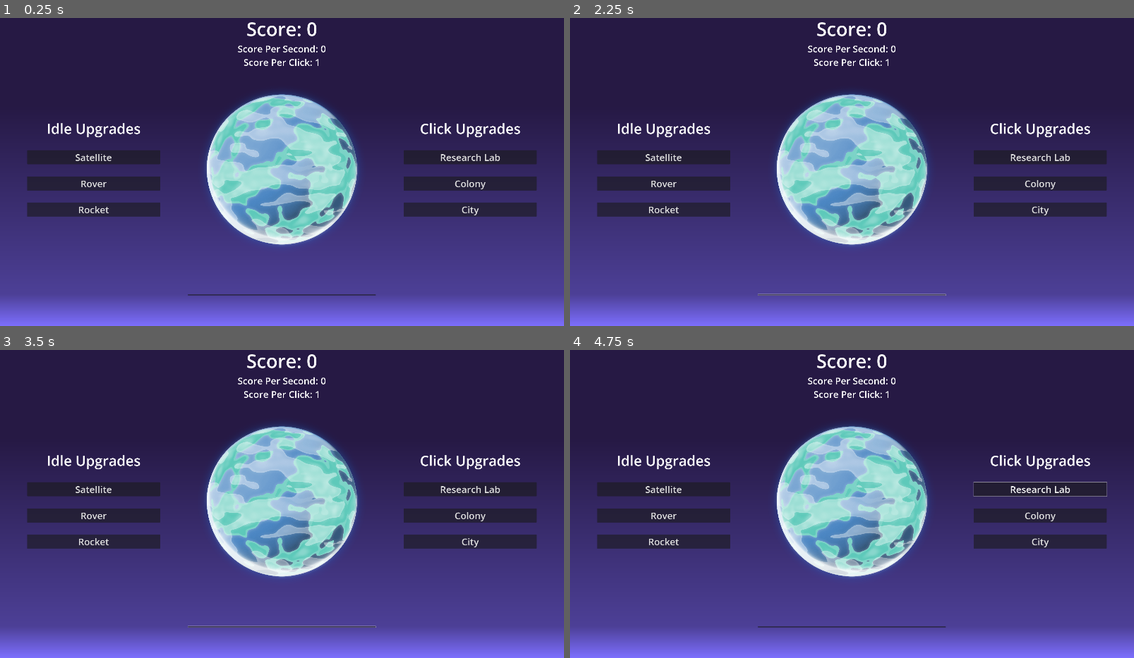
Above: before the commit, frames 1-4 (two rows, left to right).
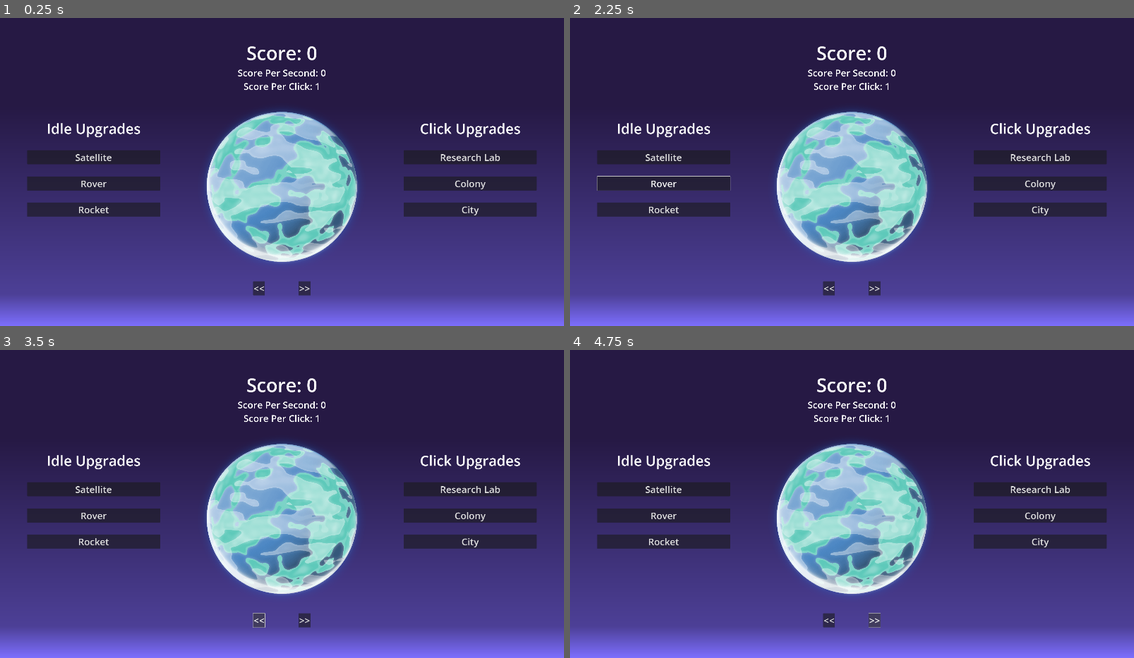
Above: after the commit, the same moments.

Repository: JStaed/planet-clicker-game
Game: Godot game, scene res://scenes/main.tscn
Same seed, same stepped clock (60 frames per second), same inputs: the game is played once before the commit and once after it. The project has no main scene, so this scene is started directly.
Inputs (mouse positions are in pixels of both pictures, inside the frame that each line leads up to):
- Up to frame 1 (0.25 s): no input
- Up to frame 2 (2.25 s): click "Satellite" at 0.5 s; click "Rover" at 1.25 s; click (852, 295) at 2.02 s
- Up to frame 3 (3.5 s): click (259, 621) at 2.75 s, where only the run after the commit has a clickable "<<"
- Up to frame 4 (4.75 s): click "Research Lab" at 3.5 s; click (874, 621) at 4.25 s, where only the run after the commit has a clickable ">>"

The runs differ from the first frame. In frame 1, 11% of the frame differs, in the area x 33-67%, y 1-91%; in frame 2, 11%, in the area x 4-67%, y 1-91%; in frame 3, 11%; in frame 4, 11%.

Commit message:
Skin selection buttons

Diff:
--- a/scenes/main.tscn
+++ b/scenes/main.tscn
@@ -96,9 +96,8 @@
 size_flags_horizontal = 3
 alignment = 1
 
-[node name="Spacer3" parent="CanvasLayer/Control/HBoxContainer/Middle" instance=ExtResource("1_o5qli")]
-layout_mode = 2
-size_flags_stretch_ratio = 0.2
+[node name="Spacer" parent="CanvasLayer/Control/HBoxContainer/Middle" instance=ExtResource("1_o5qli")]
+layout_mode = 2
 
 [node name="Score" type="Label" parent="CanvasLayer/Control/HBoxContainer/Middle"]
 layout_mode = 2
@@ -121,21 +120,34 @@
 horizontal_alignment = 1
 vertical_alignment = 1
 
-[node name="Spacer" parent="CanvasLayer/Control/HBoxContainer/Middle" instance=ExtResource("1_o5qli")]
-layout_mode = 2
-size_flags_stretch_ratio = 0.2
-
 [node name="PlanetButton" type="TextureButton" parent="CanvasLayer/Control/HBoxContainer/Middle"]
 layout_mode = 2
 texture_normal = ExtResource("2_0wfyh")
 
-[node name="Spacer2" parent="CanvasLayer/Control/HBoxContainer/Middle" instance=ExtResource("1_o5qli")]
-layout_mode = 2
-
-[node name="Button" type="Button" parent="CanvasLayer/Control/HBoxContainer/Middle"]
-layout_mode = 2
-
-[node name="Spacer4" parent="CanvasLayer/Control/HBoxContainer/Middle" instance=ExtResource("1_o5qli")]
+[node name="HBoxContainer" type="HBoxContainer" parent="CanvasLayer/Control/HBoxContainer/Middle"]
+layout_mode = 2
+
+[node name="Spacer3" parent="CanvasLayer/Control/HBoxContainer/Middle/HBoxContainer" instance=ExtResource("1_o5qli")]
+layout_mode = 2
+
+[node name="Button" type="Button" parent="CanvasLayer/Control/HBoxContainer/Middle/HBoxContainer"]
+layout_mode = 2
+theme = ExtResource("2_sugp2")
+text = "<<"
+
+[node name="Spacer" parent="CanvasLayer/Control/HBoxContainer/Middle/HBoxContainer" instance=ExtResource("1_o5qli")]
+layout_mode = 2
+size_flags_stretch_ratio = 0.5
+
+[node name="Button2" type="Button" parent="CanvasLayer/Control/HBoxContainer/Middle/HBoxContainer"]
+layout_mode = 2
+theme = ExtResource("2_sugp2")
+text = ">>"
+
+[node name="Spacer2" parent="CanvasLayer/Control/HBoxContainer/Middle/HBoxContainer" instance=ExtResource("1_o5qli")]
+layout_mode = 2
+
+[node name="Spacer5" parent="CanvasLayer/Control/HBoxContainer/Middle" instance=ExtResource("1_o5qli")]
 layout_mode = 2
 
 [node name="Spacer3" parent="CanvasLayer/Control/HBoxContainer" instance=ExtResource("1_o5qli")]
